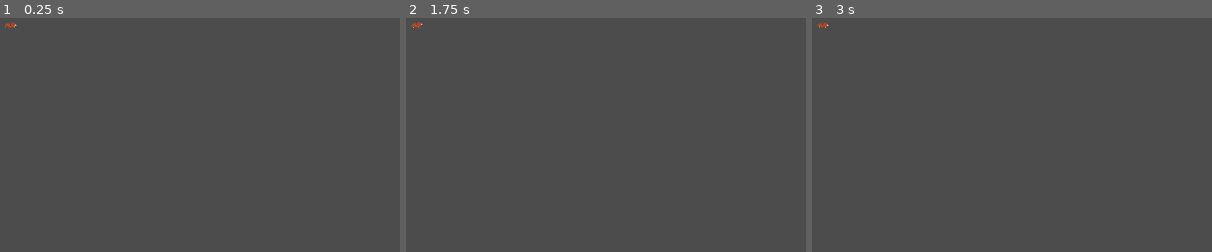
Above: before the commit, frames 1-3 (left to right).
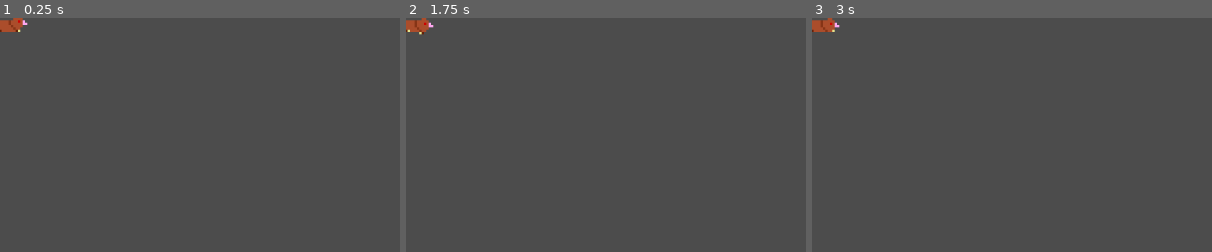
Above: after the commit, the same moments.

Repository: TaneliR/fgj2023
Game: Godot game, scene res://Scenes/anstestscene.tscn
Two runs of this game, one before a commit and one after it. Both use one fixed random seed, a clock stepped at 60 frames per second and the inputs below. This scene is started directly instead of the project's main scene.
Inputs (mouse positions are % of the whole screen's width and height, from its top left):
- Up to frame 1 (0.25 s): no input
- Up to frame 2 (1.75 s): tap Enter at 0.5 s; move the mouse to (1, 2) at 0.52 s; press the mouse at (1, 2) at 0.53 s; hold Up (ui_up) 0.53-1.28 s; move the mouse to (30, 55) at 1.27 s; release the mouse at (30, 55) at 1.28 s; hold Down (ui_down) from 1.28 s (still down); click (30, 55) at 1.35 s
- Up to frame 3 (3 s): tap Space at 2 s; move the mouse to (60, 28) at 2.02 s; release Down (ui_down) at 2.03 s; press the mouse at (60, 28) at 2.03 s; hold Up (ui_up) from 2.03 s (still down); move the mouse to (45, 70) at 2.77 s; release the mouse at (45, 70) at 2.78 s; click (45, 70) at 2.85 s
The pictures show only the part of the screen within x 0-50%, y 0-50%; the shares and areas given below are measured in that part.

The runs differ from the first frame. In frame 1, 0.3% of the frame differs, in the area x 0-7%, y 0-6%; in frame 2, 0.3%, in the area x 0-7%, y 0-8%; in frame 3, 0.3%.
Error in both runs: Invalid get index '0' (on base: 'Array'). (res://Scripts/mole.gd:19)

Commit message:
Change mole scale

Diff:
--- a/Roots/Prefabs/mole.tscn
+++ b/Roots/Prefabs/mole.tscn
@@ -36,6 +36,7 @@
 height = 6.00002
 
 [node name="moleBody" type="KinematicBody2D"]
+scale = Vector2( 3, 3 )
 input_pickable = true
 script = ExtResource( 2 )
 __meta__ = {
@@ -45,7 +46,7 @@
 [node name="AnimatedSprite" type="AnimatedSprite" parent="."]
 position = Vector2( -8, -8 )
 frames = SubResource( 6 )
-frame = 4
+frame = 3
 speed_scale = 3.0
 playing = true
 centered = false
